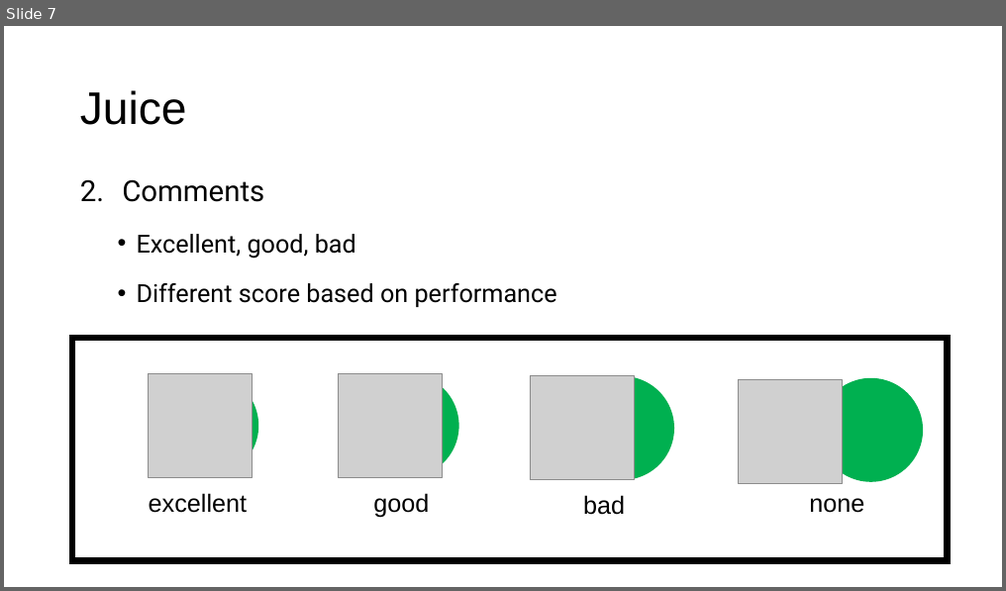
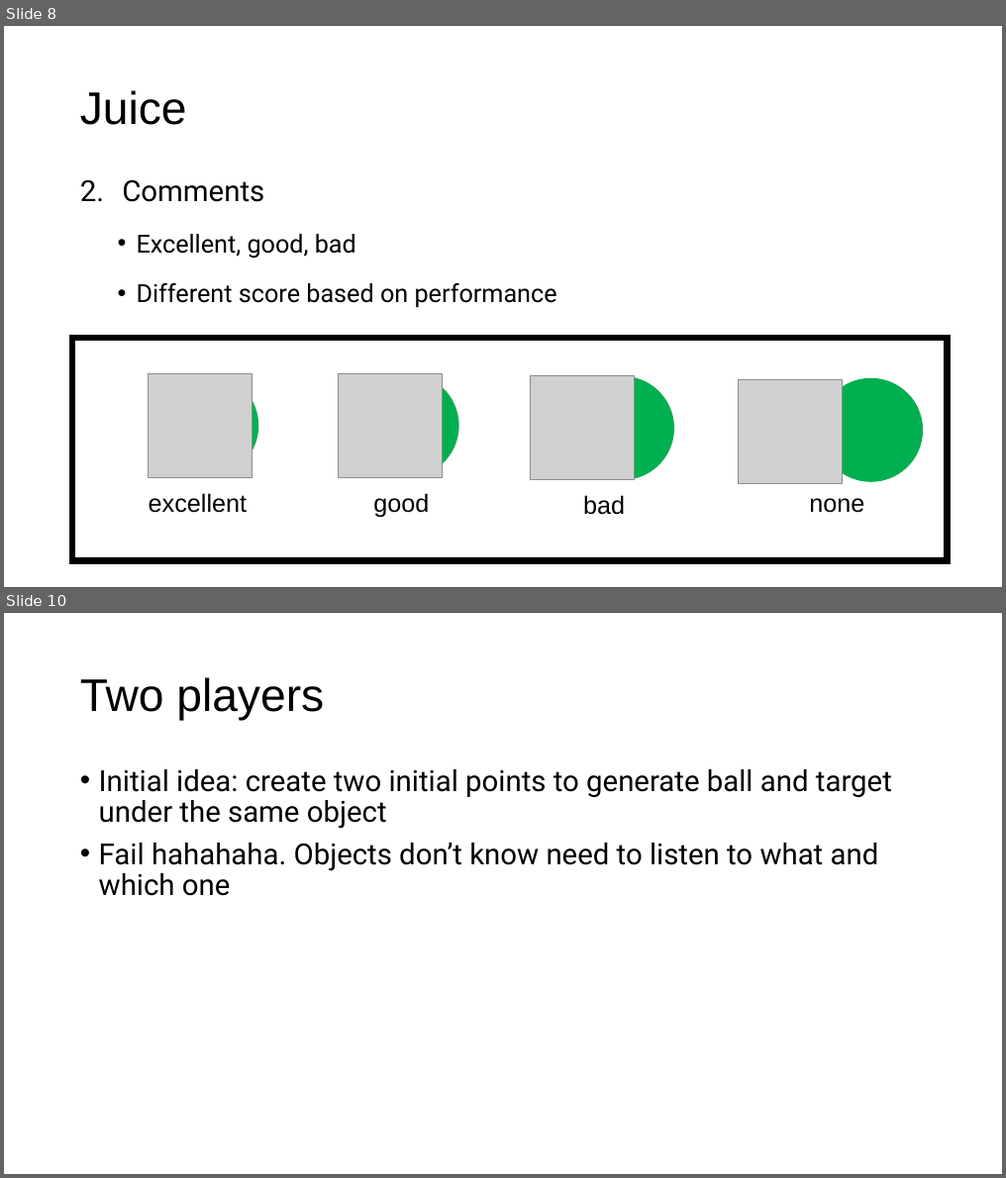
Before and after one commit to dheamariesta/dance-dance-revolution, a slide deck: Dance Dance Revolution.pptx. Shown one above the other, each under a label of ours: slide 7 before the commit, slides 8 and 10 after it; the slides between them are not shown. The pictures are 1006x591 and 1006x1178 pixels, drawn with LibreOffice and Linux fonts; fonts in the diff are those of the drawing; grey boxes stand for pictures. Boxes give left, top, right and bottom in pixels: in the first picture for what was removed or moved away, otherwise in the second. Text is boxed around its words. In the diff, an @@ line names an element or a change of style, - is before the commit and + after.

```diff
--- a/Dance Dance Revolution.pptx
+++ b/Dance Dance Revolution.pptx
@@ slide 10 added at <box>4,613,1002,1174</box>, background #FFFFFF @@
@@ title added at <box>80,677,324,721</box>, 44 pt, text #000000 @@
+Two players
@@ text added at <box>99,769,892,896</box>, 28 pt, text #000000 @@
+• Initial idea: create two initial points to generate ball and target under the same object
+• Fail hahahaha. Objects don’t know need to listen to what and which one
@@ what was slide 7 is now slide 8 @@
```
Also in this commit, not shown: 3 other slides added, 10 other files.
